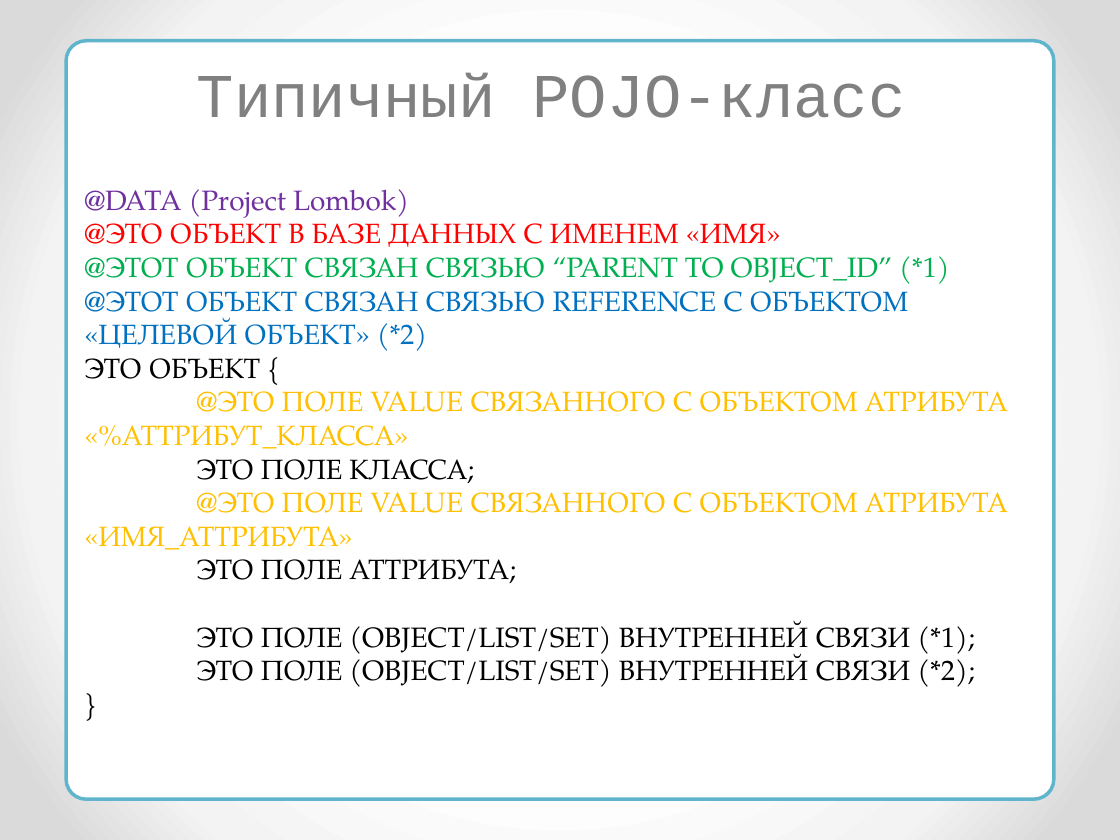
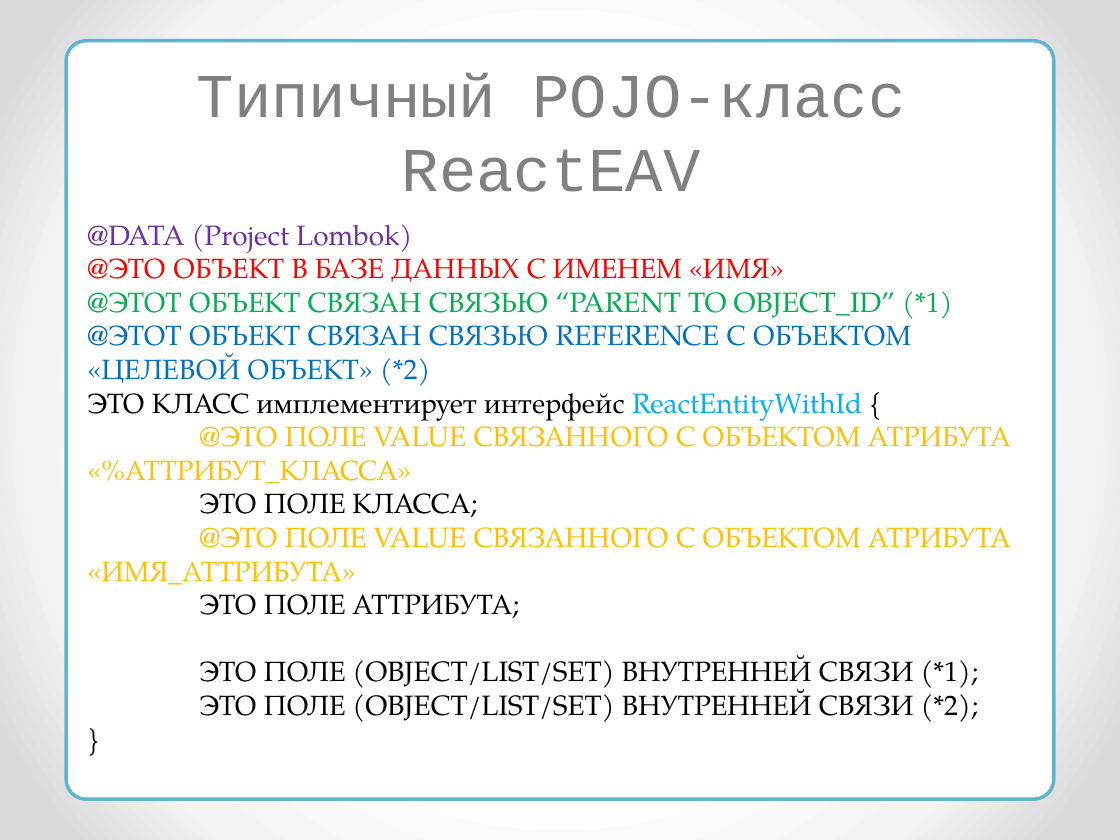
Before and after one commit to RedEyesDevelopment/NetCrackerProject, a slide deck: slide 36 of pres/reacteav/reacteav.pptx (slide 34 before the commit). Drawn at 1120x840 pixels with LibreOffice and Linux fonts; fonts in the diff are those of the drawing. Boxes give left, top, right and bottom in pixels: in the first picture for what was removed or moved away, otherwise in the second. Text is boxed around its words. In the diff, an @@ line names an element or a change of style, - is before the commit and + after.

```diff
--- a/pres/reacteav/reacteav.pptx
+++ b/pres/reacteav/reacteav.pptx
@@ text at (197,72,905,192): text changed @@
-Типичный POJO-класс
+Типичный POJO-класс ReactEAV
@@ text "@DATA (Project Lombok)": place and size @@
-text "@DATA (Project Lombok)" at (84,189,1008,687)
+text "@DATA (Project Lombok)" at (87,224,1011,722)
@@ text at (87,385,862,421): text changed @@
-ЭТО ОБЪЕКТ {
+ЭТО КЛАСС имплементирует интерфейс ReactEntityWithId {
```
Also in this commit, not shown: 7 other slides changed, 4 slides added.
